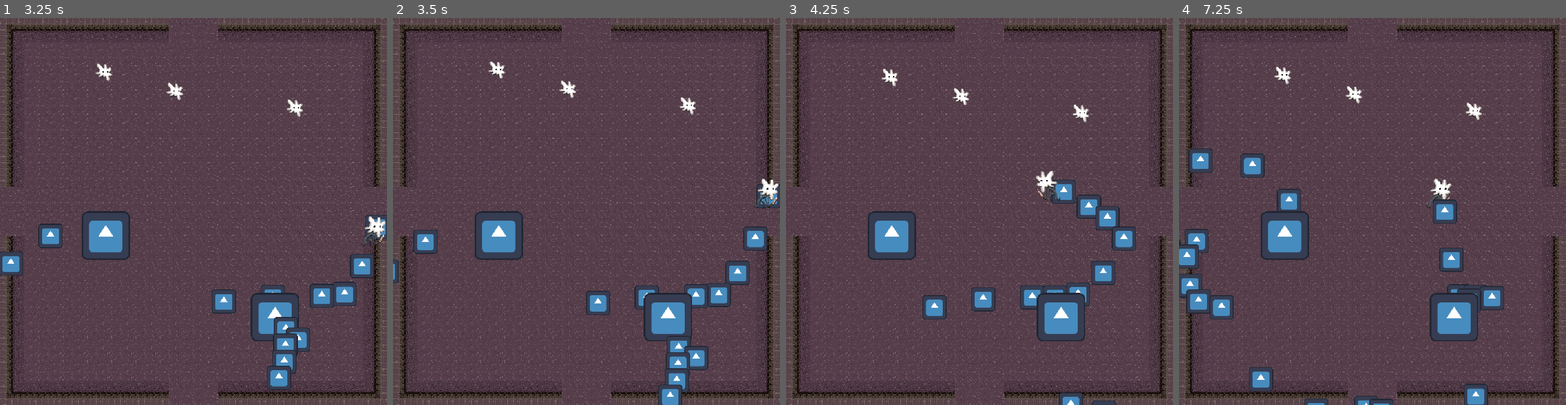
Above: before the commit, frames 1-4 (left to right).
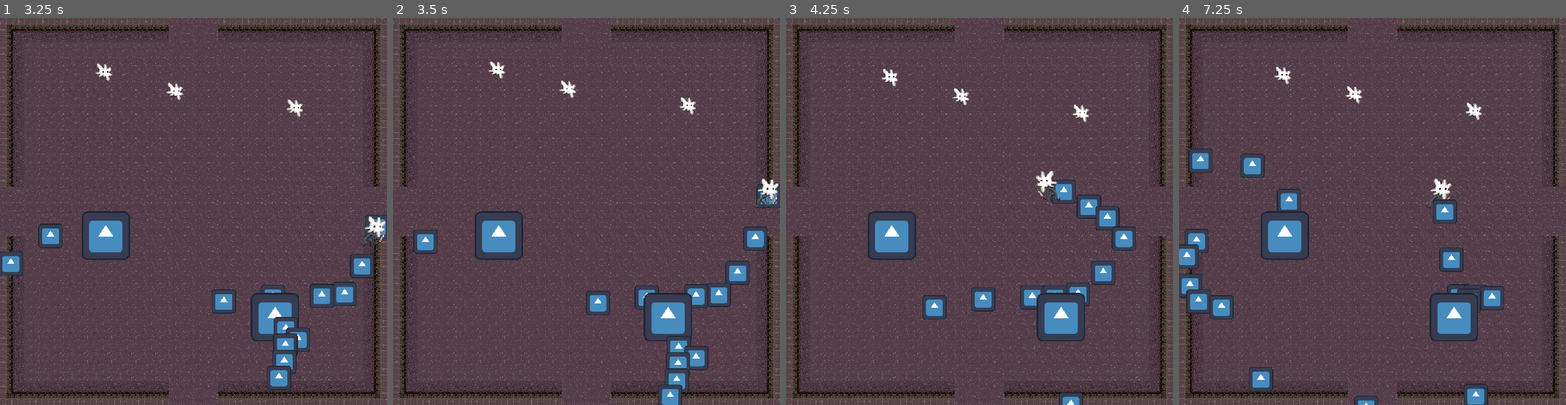
Above: after the commit, the same moments.

Repository: HephepTeam/GGJ2026
Game: Godot game, scene res://scenes/game_scene.tscn
The game is run twice, just before and just after one commit, with the same random seed, the same clock (stepped at 60 frames per second) and the same inputs. The project has no main scene, so this scene is started directly. The engine's default icon, where the game draws it, is replaced by a stand-in: a white triangle on a blue panel in a dark square.
Inputs (mouse positions are in pixels of both pictures, inside the frame that each line leads up to):
- Up to frame 1 (3.25 s): move the mouse to (278, 192) at 0.52 s; hold Right (ui_right) 0.53-1.28 s; move the mouse to (116, 230) at 1.27 s; hold Down (ui_down) 1.28-2.03 s; move the mouse to (232, 126) at 2.02 s; hold Right (ui_right) 2.03-2.78 s; move the mouse to (174, 288) at 2.77 s; hold Up (ui_up) from 2.78 s (still down)
- Up to frame 2 (3.5 s): keep holding Up (ui_up)
- Up to frame 3 (4.25 s): move the mouse to (1095, 269) at 3.52 s; release Up (ui_up) at 3.53 s; hold Left (ui_left) from 3.53 s (still down)
- Up to frame 4 (7.25 s): move the mouse to (1256, 153) at 4.27 s; move the mouse to (1391, 211) at 5.02 s; release Left (ui_left) at 5.03 s; hold Down (ui_down) 5.03-5.78 s; move the mouse to (1314, 114) at 5.77 s; hold Right (ui_right) 5.78-6.53 s; move the mouse to (1457, 192) at 6.52 s; hold Up (ui_up) from 6.53 s (still down)

Frame 1 is identical in both runs. In frame 2, less than 0.1% of the frame differs, in the area x 0-2%, y 62-69%; in frame 3, less than 0.1%; in frame 4, 0.2%, in the area x 0-56%, y 57-100%.

Commit message:
delete projectile if out of screen

Diff:
--- a/scenes/Player/projectile.gd
+++ b/scenes/Player/projectile.gd
@@ -9,3 +9,6 @@
 
 func _physics_process(delta: float) -> void:
 	position += direction * speed * delta
+
+func _on_visible_on_screen_notifier_2d_screen_exited() -> void:
+	queue_free()
--- a/scenes/Player/projectile.tscn
+++ b/scenes/Player/projectile.tscn
@@ -16,3 +16,7 @@
 
 [node name="CollisionShape2D" type="CollisionShape2D" parent="." unique_id=469515906]
 shape = SubResource("CircleShape2D_wuqwi")
+
+[node name="VisibleOnScreenNotifier2D" type="VisibleOnScreenNotifier2D" parent="." unique_id=2128740884]
+
+[connection signal="screen_exited" from="VisibleOnScreenNotifier2D" to="." method="_on_visible_on_screen_notifier_2d_screen_exited"]
